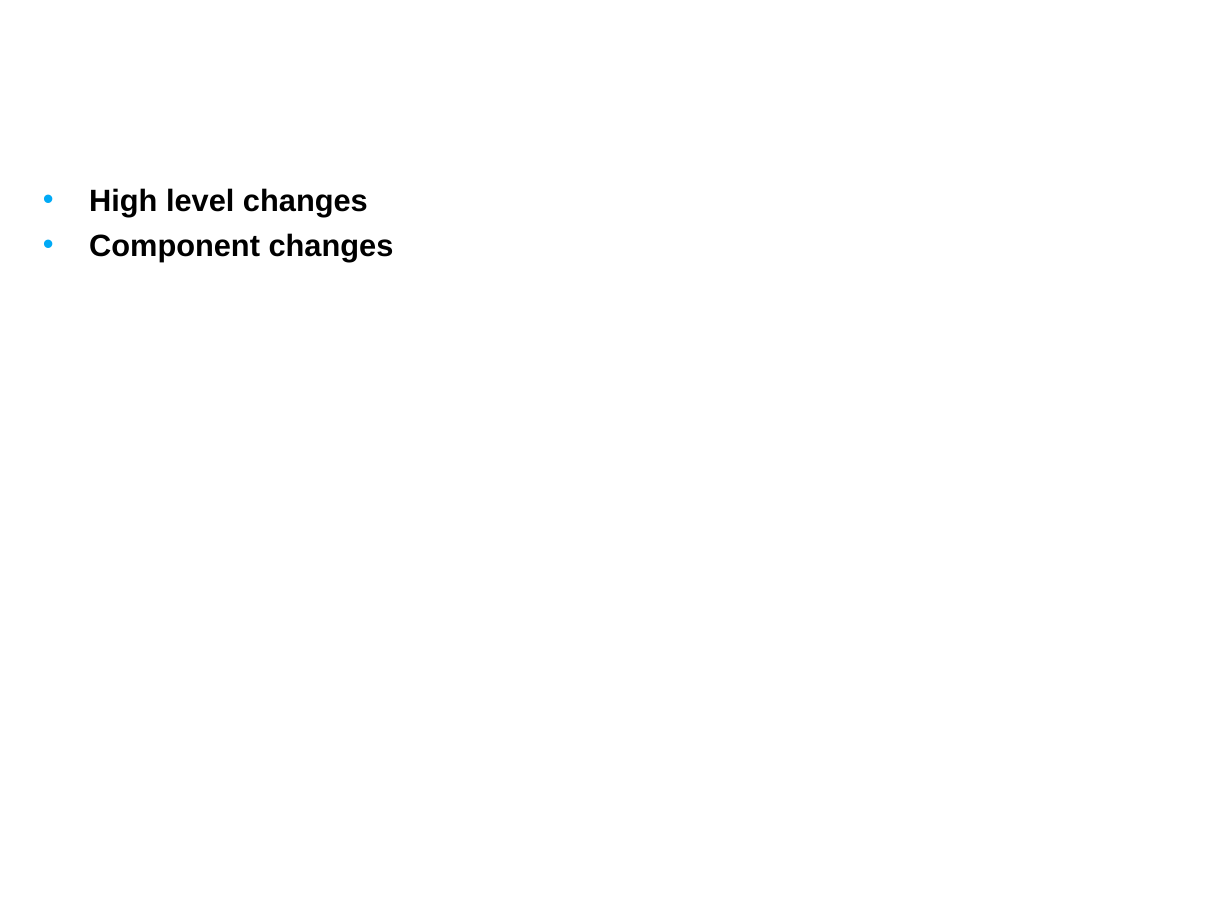
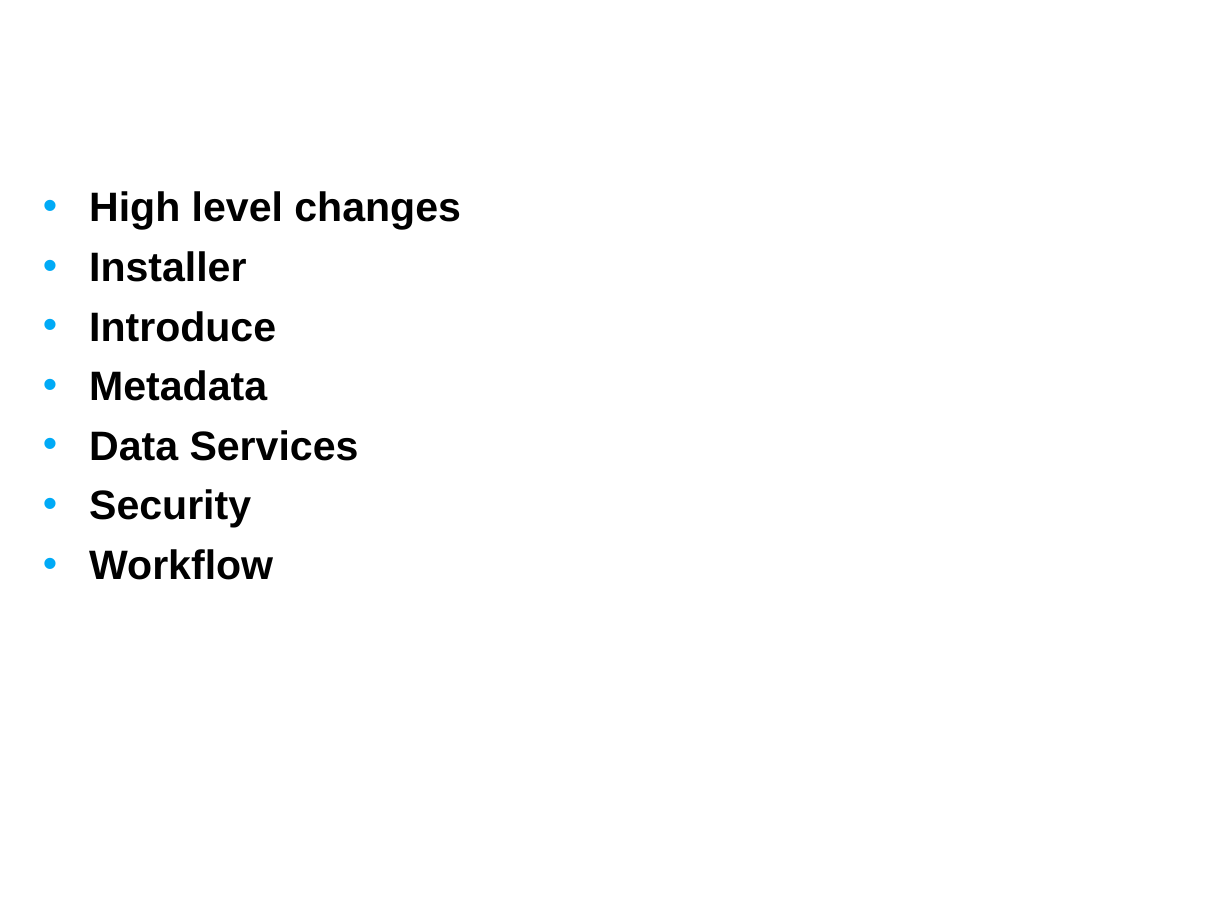
Before and after one commit to NCIP/cagrid-docs, a slide deck: slide 2 of presentations/200708_VCDE_ARCH/20070807_Day2_caGrid-1.1_Overview.ppt. Drawn at 1232x924 pixels with LibreOffice and Linux fonts; fonts in the diff are those of the drawing; background and template pictures are left out. Boxes give left, top, right and bottom in pixels: in the first picture for what was removed or moved away, otherwise in the second. Text is boxed around its words. In the diff, an @@ line names an element or a change of style, - is before the commit and + after.

```diff
--- a/presentations/200708_VCDE_ARCH/20070807_Day2_caGrid-1.1_Overview.ppt
+++ b/presentations/200708_VCDE_ARCH/20070807_Day2_caGrid-1.1_Overview.ppt
@@ text at (89, 191, 461, 230): size 18 to 24 pt in "High level changes"; more space between paragraphs @@
@@ text at (89, 251, 359, 580): text changed; size 18 to 24 pt @@
-• Component changes
+• Installer
+• Introduce
+• Metadata
+• Data Services
+• Security
+• Workflow
```
Also in this commit, not shown: 3 other slides changed, 3 slides added, 1 slide removed.
